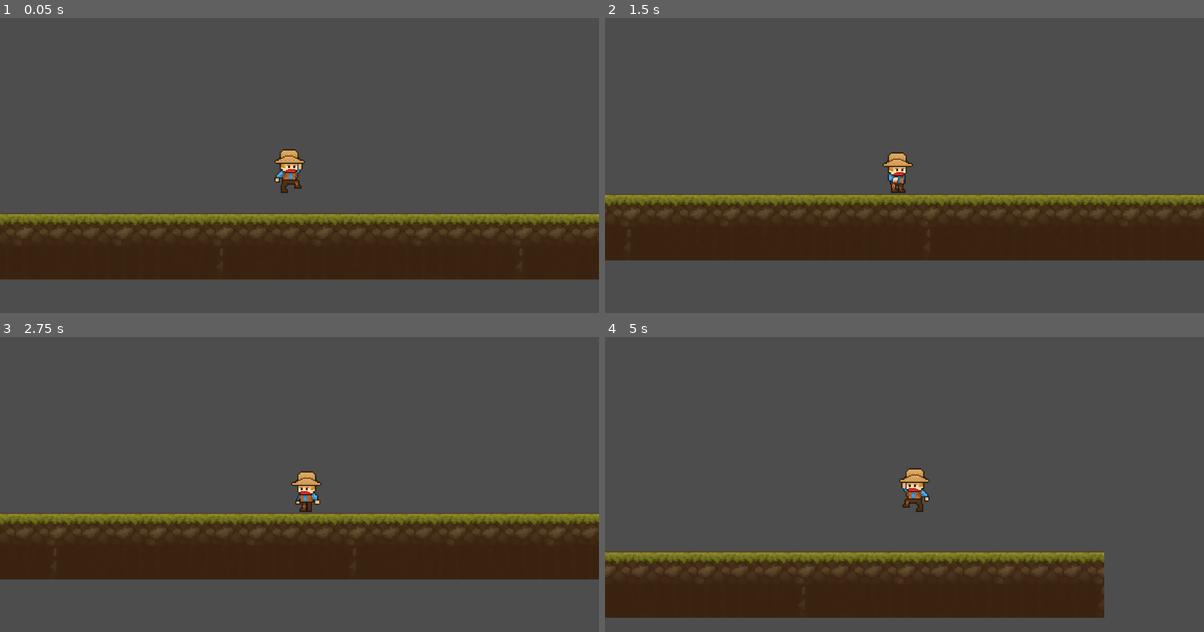
Above: before the commit, frames 1-4 (two rows, left to right).
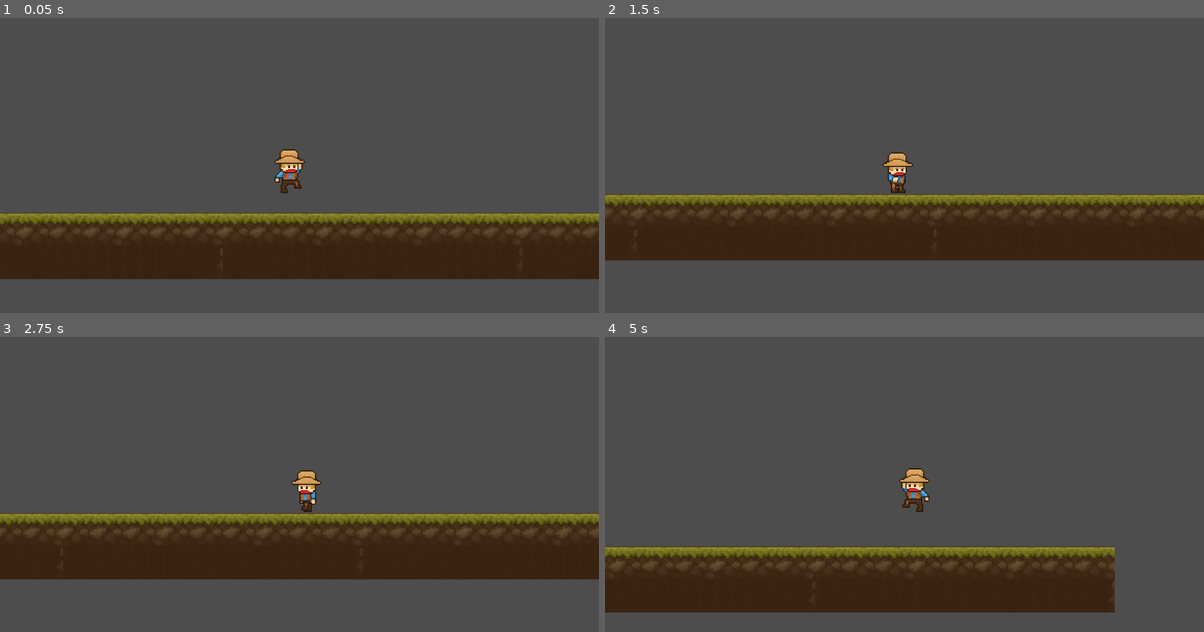
Above: after the commit, the same moments.

Repository: JesCorAvi/gun-and-run
Game: Godot game, scene res://scenes/nivel.tscn
Same seed, same stepped clock (60 frames per second), same inputs: the game is played once before the commit and once after it.
Inputs:
- Up to frame 1 (0.05 s): no input
- Up to frame 2 (1.5 s): tap Enter at 0.5 s; hold D (move_right) from 0.53 s (still down); tap Space (shoot) at 0.6 s; tap W (jump) at 0.77, 1.07 s; tap E (equip_weapon, bound only after the commit) at 0.8, 1.35 s
- Up to frame 3 (2.75 s): tap W (jump) at 1.52, 1.55, 1.82, 2.1 s; release D (move_right) at 2.03 s; hold A (move_left) from 2.03 s (still down); tap Space (shoot) at 2.3 s
- Up to frame 4 (5 s): release A (move_left) at 2.78 s; hold D (move_right) 2.78-4.28 s; tap Space (shoot) at 2.85, 4.35 s; tap W (jump) at 3.02, 3.32, 3.77, 3.8, 4.07, 4.52, 4.82 s; tap E (equip_weapon, bound only after the commit) at 3.05, 3.6 s; hold A (move_left) from 4.28 s (still down)

The runs differ from the first frame. In frame 1, 0.6% of the frame differs, in the area x 0-100%, y 65-72%; in frame 2, 1.1%; in frame 3, 1.4%; in frame 4, 6.6%, in the area x 0-86%, y 70-96%.

Commit message:
añadida maquina de estado y animacion de disparo

Diff:
--- a/project.godot
+++ b/project.godot
@@ -47,6 +47,11 @@
 , Object(InputEventMouseButton,"resource_local_to_scene":false,"resource_name":"","device":-1,"window_id":0,"alt_presse …(244 unchanged characters)…
 ]
 }
+equip_weapon={
+"deadzone": 0.2,
+"events": [Object(InputEventKey,"resource_local_to_scene":false,"resource_name":"","device":-1,"window_id":0,"alt_pressed":false,"shift_pressed":false,"ctrl_pressed":false,"meta_pressed":false,"pressed":false,"keycode":0,"physical_keycode":69,"key_label":0,"unicode":101,"location":0,"echo":false,"script":null)
+]
+}
 
 [rendering]
 
--- a/scenes/personaje.tscn
+++ b/scenes/personaje.tscn
@@ -1,8 +1,14 @@
-[gd_scene load_steps=32 format=3 uid="uid://c2vqth7v7dss"]
+[gd_scene load_steps=38 format=3 uid="uid://c2vqth7v7dss"]
 
 [ext_resource type="Texture2D" uid="uid://ktugjsolqvpq" path="res://assets/Cowboy 4 HiRes/Cowboy4.png" id="1_2kcgv"]
-[ext_resource type="Script" uid="uid://cmuo858cu2r13" path="res://scripts/personaje.gd" id="1_n1ehy"]
+[ext_resource type="Script" uid="uid://d3t0ffqq8i7il" path="res://scripts/Player.gd" id="1_rdnqt"]
 [ext_resource type="Texture2D" uid="uid://bbdger87ibulg" path="res://assets/Cowboy 4 HiRes/Cowboy4_jumo with gun_0.png" id="3_xvalt"]
+[ext_resource type="Script" uid="uid://buulma3b0g5gt" path="res://scripts/state_machine/StateMachine.gd" id="4_4w6sy"]
+[ext_resource type="Script" uid="uid://ktfd4n8rujmy" path="res://scripts/state_machine/IdleState.gd" id="5_ink26"]
+[ext_resource type="Script" uid="uid://dxehye5kwxo07" path="res://scripts/state_machine/RunState.gd" id="6_rirxc"]
+[ext_resource type="Script" uid="uid://d2gf5n51gbeh1" path="res://scripts/state_machine/JumpState.gd" id="7_vti64"]
+[ext_resource type="Script" uid="uid://cnoktuprgcl2t" path="res://scripts/state_machine/FallState.gd" id="8_ho3dl"]
+[ext_resource type="Script" uid="uid://c827o2x4h0h7m" path="res://scripts/state_machine/WeaponEquippedState.gd" id="9_4w6sy"]
 
 [sub_resource type="AtlasTexture" id="AtlasTexture_rirxc"]
 atlas = ExtResource("1_2kcgv")
@@ -224,24 +230,43 @@
 "duration": 1.0,
 "texture": SubResource("AtlasTexture_cn6t8")
 }],
-"loop": true,
+"loop": false,
 "name": &"shoot",
-"speed": 5.0
+"speed": 13.0
 }]
 
 [sub_resource type="RectangleShape2D" id="RectangleShape2D_vti64"]
-size = Vector2(29, 40.5)
+size = Vector2(27, 40.5)
 
 [node name="personaje" type="CharacterBody2D"]
 z_index = 5
-script = ExtResource("1_n1ehy")
+script = ExtResource("1_rdnqt")
 
 [node name="AnimatedSprite2D" type="AnimatedSprite2D" parent="."]
 texture_filter = 1
 sprite_frames = SubResource("SpriteFrames_rirxc")
-animation = &"jumpShoot"
-frame_progress = 0.9421447
+animation = &"shoot"
+frame = 3
+frame_progress = 1.0
 
 [node name="CollisionShape2D" type="CollisionShape2D" parent="."]
-position = Vector2(-10, 8)
+position = Vector2(0.5, 8)
 shape = SubResource("RectangleShape2D_vti64")
+
+[node name="StateMachine" type="Node" parent="."]
+script = ExtResource("4_4w6sy")
+
+[node name="IdleState" type="Node" parent="StateMachine"]
+script = ExtResource("5_ink26")
+
+[node name="RunState" type="Node" parent="StateMachine"]
+script = ExtResource("6_rirxc")
+
+[node name="JumpState" type="Node" parent="StateMachine"]
+script = ExtResource("7_vti64")
+
+[node name="FallState" type="Node" parent="StateMachine"]
+script = ExtResource("8_ho3dl")
+
+[node name="WeaponEquippedState" type="Node" parent="StateMachine"]
+script = ExtResource("9_4w6sy")
--- /dev/null
+++ b/scripts/Player.gd
@@ -0,0 +1,14 @@
+class_name Player
+extends CharacterBody2D
+
+@export var speed := 200.0
+@export var jump_velocity := -300.0
+@onready var animated_sprite: AnimatedSprite2D = $AnimatedSprite2D
+
+func get_custom_gravity() -> Vector2:
+	return ProjectSettings.get_setting("physics/2d/default_gravity_vector") * \
+		   ProjectSettings.get_setting("physics/2d/default_gravity")
+
+func shoot():
+	print("¡Disparo!")
+	# Aquí agregarías la lógica para crear la bala
--- a/scripts/personaje.gd
+++ /dev/null
@@ -1,65 +0,0 @@
-extends CharacterBody2D
-
-
-const SPEED = 200.0
-const JUMP_VELOCITY = -300.0
-@onready var animated_sprite: AnimatedSprite2D = $AnimatedSprite2D
-
-
-func _physics_process(delta: float) -> void:
-	# Add the gravity.
-	if not is_on_floor():
-		velocity += get_gravity() * delta
-
-	# Handle jump.
-	if Input.is_action_just_pressed("jump") and is_on_floor():
-		velocity.y = JUMP_VELOCITY
-
-	# Get the input direction and handle the movement/deceleration.
-	# As good practice, you should replace UI actions with custom gameplay actions.
-	#gets the imput direction -1, 0 or 1
-	var direction := Input.get_axis("move_left", "move_right")
-
-	#flips the sprite
-	if direction > 0:
-		animated_sprite.flip_h = false
-	elif direction < 0:
-		animated_sprite.flip_h = true
-	#play animations
-	if is_on_floor():
-		if direction == 0:
-			animated_sprite.play("defaultNoGun")
-		else:
-			animated_sprite.play("runNoGun")
-	else:
-		animated_sprite.play("jumpNoGun")
-	#applies the movement
-	if direction:
-		velocity.x = direction * SPEED
-	else:
-		velocity.x = move_toward(velocity.x, 0, SPEED)
-
-	move_and_slide()
-	if Input.is_action_just_pressed("fire"):
-		shoot()
-
-
-func shoot():
-	# Crea una instancia de la escena de la espada
-	var bullet = 0
-
-	# Define la posición de inicio (justo al lado del personaje)
-	bullet.global_position = global_position
-
-
-	#Define la dirección
-	if animated_sprite.flip_h:
-		bullet.direction = Vector2.LEFT
-	else:
-		bullet.direction = Vector2.RIGHT
-
-	#Ajusta la posición para que no aparezca en el centro
-	bullet.global_position += bullet.direction * 20
-	bullet.global_position.y += -10
-	#Añade la espada al árbol de escenas.
-	get_tree().root.add_child(bullet)
--- /dev/null
+++ b/scripts/state_machine/FallState.gd
@@ -0,0 +1,16 @@
+extends PlayerState
+
+func enter(_prev, _data := {}) -> void:
+	player.animated_sprite.play("jumpNoGun")
+
+func physics_update(delta: float) -> void:
+	var direction := Input.get_axis("move_left", "move_right")
+	player.velocity.x = direction * player.speed
+	player.velocity.y += player.get_custom_gravity().y * delta
+	player.move_and_slide()
+
+	if player.is_on_floor():
+		if direction == 0:
+			finished.emit(IDLE)
+		else:
+			finished.emit(RUNNING)
--- /dev/null
+++ b/scripts/state_machine/IdleState.gd
@@ -0,0 +1,18 @@
+extends PlayerState
+
+func enter(_prev, _data := {}) -> void:
+	player.velocity.x = 0
+	player.animated_sprite.play("defaultNoGun")
+
+func physics_update(delta: float) -> void:
+	player.velocity.y += player.get_custom_gravity().y * delta
+	player.move_and_slide()
+
+	if not player.is_on_floor():
+		finished.emit(FALLING)
+	elif Input.is_action_just_pressed("jump"):
+		finished.emit(JUMPING)
+	elif Input.is_action_pressed("move_left") or Input.is_action_pressed("move_right"):
+		finished.emit(RUNNING)
+	elif Input.is_action_just_pressed("equip_weapon"):
+		finished.emit("WeaponEquippedState")
--- /dev/null
+++ b/scripts/state_machine/JumpState.gd
@@ -0,0 +1,16 @@
+extends PlayerState
+
+func enter(_prev, _data := {}) -> void:
+	player.velocity.y = player.jump_velocity
+	player.animated_sprite.play("jumpNoGun")
+
+func physics_update(delta: float) -> void:
+	var direction := Input.get_axis("move_left", "move_right")
+	player.velocity.x = direction * player.speed
+	player.velocity.y += player.get_custom_gravity().y * delta
+	player.move_and_slide()
+
+	if player.velocity.y >= 0:
+		finished.emit(FALLING)
+	elif Input.is_action_just_pressed("equip_weapon"):
+		finished.emit("WeaponEquippedState")
--- /dev/null
+++ b/scripts/state_machine/PlayerState.gd
@@ -0,0 +1,14 @@
+class_name PlayerState
+extends State
+
+const IDLE = "IdleState"
+const RUNNING = "RunState"
+const JUMPING = "JumpState"
+const FALLING = "FallState"
+
+var player: Player
+
+func _ready() -> void:
+	await owner.ready
+	player = owner as Player
+	assert(player != null, "PlayerState debe usarse solo en el nodo Player.")
--- /dev/null
+++ b/scripts/state_machine/RunState.gd
@@ -0,0 +1,27 @@
+extends PlayerState
+
+func enter(_prev, _data := {}) -> void:
+	player.animated_sprite.play("runNoGun")
+
+func physics_update(delta: float) -> void:
+	var direction := Input.get_axis("move_left", "move_right")
+
+	if direction != 0:
+		player.velocity.x = direction * player.speed
+		player.animated_sprite.flip_h = direction < 0
+	else:
+		player.velocity.x = move_toward(player.velocity.x, 0, player.speed)
+
+	player.velocity.y += player.get_custom_gravity().y * delta
+	player.move_and_slide()
+
+	if not player.is_on_floor():
+		finished.emit(FALLING)
+	elif Input.is_action_just_pressed("jump"):
+		finished.emit(JUMPING)
+	elif direction == 0:
+		finished.emit(IDLE)
+	elif Input.is_action_just_pressed("equip_weapon"):
+		finished.emit("WeaponEquippedState")
+	if Input.is_action_just_pressed("shoot"):
+		player.shoot()
--- /dev/null
+++ b/scripts/state_machine/State.gd
@@ -0,0 +1,19 @@
+class_name State
+extends Node
+
+signal finished(next_state_path: String, data: Dictionary)
+
+func enter(previous_state_path: String, data := {}) -> void:
+	pass
+
+func exit() -> void:
+	pass
+
+func handle_input(_event: InputEvent) -> void:
+	pass
+
+func update(_delta: float) -> void:
+	pass
+
+func physics_update(_delta: float) -> void:
+	pass
--- /dev/null
+++ b/scripts/state_machine/StateMachine.gd
@@ -0,0 +1,32 @@
+class_name StateMachine
+extends Node
+
+@export var initial_state: State
+@onready var state: State = (func get_initial_state() -> State:
+	return initial_state if initial_state != null else get_child(0)
+).call()
+
+func _ready() -> void:
+	for state_node: State in find_children("*", "State"):
+		state_node.finished.connect(_transition_to_next_state)
+	await owner.ready
+	state.enter("")
+
+func _unhandled_input(event: InputEvent) -> void:
+	state.handle_input(event)
+
+func _process(delta: float) -> void:
+	state.update(delta)
+
+func _physics_process(delta: float) -> void:
+	state.physics_update(delta)
+
+func _transition_to_next_state(target_state_path: String, data: Dictionary = {}) -> void:
+	if not has_node(target_state_path):
+		printerr(owner.name + ": Trying to transition to state " + target_state_path + " but it does not exist.")
+		return
+
+	var previous_state_path := state.name
+	state.exit()
+	state = get_node(target_state_path)
+	state.enter(previous_state_path, data)
--- /dev/null
+++ b/scripts/state_machine/WeaponEquippedState.gd
@@ -0,0 +1,61 @@
+extends PlayerState
+
+var is_shooting := false
+
+func enter(_prev, _data := {}) -> void:
+	player.animated_sprite.play("default")
+	is_shooting = false
+
+	# Conexión segura
+	if player.animated_sprite.animation_finished.is_connected(_on_animation_finished):
+		player.animated_sprite.animation_finished.disconnect(_on_animation_finished)
+	player.animated_sprite.animation_finished.connect(_on_animation_finished)
+
+func physics_update(delta: float) -> void:
+	var direction := Input.get_axis("move_left", "move_right")
+
+	# Movimiento normal (aunque esté disparando)
+	if direction != 0:
+		player.velocity.x = direction * player.speed
+		player.animated_sprite.flip_h = direction < 0
+	else:
+		player.velocity.x = move_toward(player.velocity.x, 0, player.speed)
+
+	player.velocity.y += player.get_custom_gravity().y * delta
+	player.move_and_slide()
+
+	# Disparo
+	if Input.is_action_just_pressed("shoot") and not is_shooting:
+		is_shooting = true
+		player.animated_sprite.play("shoot")
+		player.shoot()
+
+	# Saltar
+	if Input.is_action_just_pressed("jump") and player.is_on_floor():
+		player.velocity.y = player.jump_velocity
+		player.animated_sprite.play("jump")
+
+	# Quitar arma
+	if Input.is_action_just_pressed("equip_weapon"):
+		finished.emit(IDLE)
+
+	# Animaciones base (solo si no está disparando)
+	if not is_shooting:
+		if not player.is_on_floor():
+			player.animated_sprite.play("jump")
+		elif direction == 0:
+			player.animated_sprite.play("default")
+		else:
+			player.animated_sprite.play("run")
+
+func _on_animation_finished():
+	print("Animación terminada: ", player.animated_sprite.animation)
+	if player.animated_sprite.animation == "shoot":
+		is_shooting = false
+		var direction := Input.get_axis("move_left", "move_right")
+		if not player.is_on_floor():
+			player.animated_sprite.play("jump")
+		elif direction == 0:
+			player.animated_sprite.play("default")
+		else:
+			player.animated_sprite.play("run")
Not shown, added: scripts/Player.gd.uid
Not shown, removed: scripts/personaje.gd.uid
Not shown, added: scripts/state_machine/FallState.gd.uid
Not shown, added: scripts/state_machine/IdleState.gd.uid
Not shown, added: scripts/state_machine/JumpState.gd.uid
Not shown, added: scripts/state_machine/PlayerState.gd.uid
Not shown, added: scripts/state_machine/RunState.gd.uid
Not shown, added: scripts/state_machine/State.gd.uid
Not shown, added: scripts/state_machine/StateMachine.gd.uid
Not shown, added: scripts/state_machine/WeaponEquippedState.gd.uid
